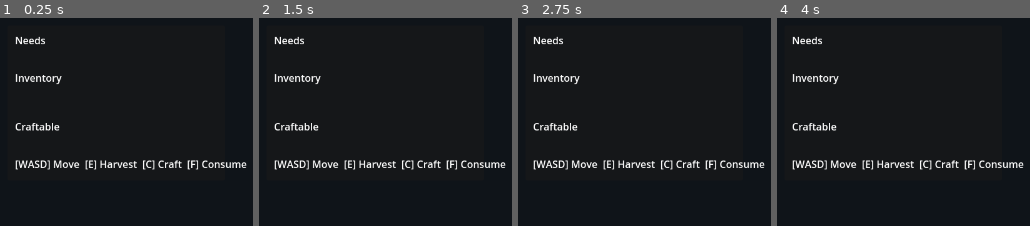
Above: before the commit, frames 1-4 (left to right).
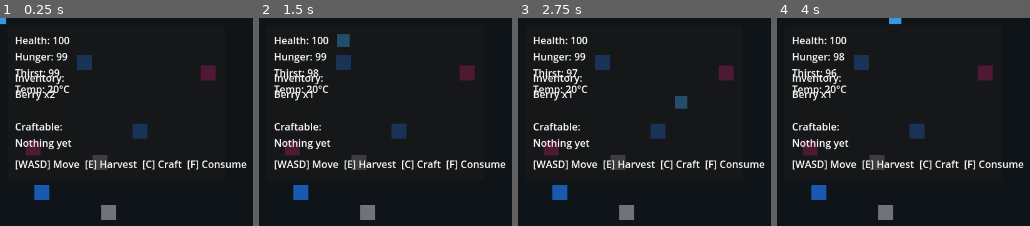
Above: after the commit, the same moments.

Repository: ProgrammingWithYagle/Open_World_Survival_RPG_CODEX
Game: Godot game, scene res://scenes/Main.tscn
The game is run twice, just before and just after one commit, with the same random seed, the same clock (stepped at 60 frames per second) and the same inputs.
Inputs:
- Up to frame 1 (0.25 s): no input
- Up to frame 2 (1.5 s): tap Enter at 0.5 s; hold D (move_right) 0.53-1.28 s; tap C (craft) at 0.6 s; hold S (move_down) from 1.28 s (still down); tap F (consume) at 1.35 s
- Up to frame 3 (2.75 s): tap C (craft) at 1.55, 2.1 s; tap Space at 2 s; release S (move_down) at 2.03 s; hold D (move_right) from 2.03 s (still down)
- Up to frame 4 (4 s): tap Enter at 2.75 s; release D (move_right) at 2.78 s; hold W (move_up) 2.78-3.53 s; tap E (interact) at 2.85 s; tap C (craft) at 3.05, 3.6 s; hold A (move_left) from 3.53 s (still down)

The runs differ from the first frame. In frame 1, 5.4% of the frame differs, in the area x 0-86%, y 0-98%; in frame 2, 5.6%, in the area x 5-86%, y 7-98%; in frame 3, 5.6%; in frame 4, 5.5%.
Error before the commit: Parse Error: Cannot infer the type of "result" variable because the value doesn't have a set type. (res://scripts/player.gd:50)

Commit message:
Fix typed locals in gameplay scripts

Diff:
--- a/godot/scripts/crafting.gd
+++ b/godot/scripts/crafting.gd
@@ -16,16 +16,16 @@
         push_error("Failed to open recipes: %s" % path)
         return {}
     var content := file.get_as_text()
-    var parsed := JSON.parse_string(content)
+    var parsed: Variant = JSON.parse_string(content)
     if typeof(parsed) != TYPE_DICTIONARY:
         push_error("Recipe data is not a dictionary: %s" % path)
         return {}
-    return parsed
+    return parsed as Dictionary
 
 func can_craft(inventory: Inventory, recipe_id: String) -> bool:
     if not recipes.has(recipe_id):
         return false
-    var recipe := recipes[recipe_id]
+    var recipe: Dictionary = recipes[recipe_id]
     for ingredient in recipe.get("ingredients", []):
         if not inventory.has_item(ingredient["id"], ingredient["count"]):
             return false
@@ -34,7 +34,7 @@
 func craft(inventory: Inventory, recipe_id: String) -> bool:
     if not can_craft(inventory, recipe_id):
         return false
-    var recipe := recipes[recipe_id]
+    var recipe: Dictionary = recipes[recipe_id]
     for ingredient in recipe.get("ingredients", []):
         inventory.remove_item(ingredient["id"], ingredient["count"])
     inventory.add_item(recipe["result"]["id"], recipe["result"]["count"])
--- a/godot/scripts/hud.gd
+++ b/godot/scripts/hud.gd
@@ -53,6 +53,7 @@
     else:
         for recipe_id in recipe_ids:
             var recipe := crafting.get_recipe(recipe_id)
-            var result_id := recipe.get("result", {}).get("id", recipe_id)
+            var result: Dictionary = recipe.get("result", {})
+            var result_id: String = result.get("id", recipe_id)
             lines.append(item_db.get_display_name(result_id))
     crafting_label.text = "\n".join(lines)
--- a/godot/scripts/inventory.gd
+++ b/godot/scripts/inventory.gd
@@ -16,10 +16,10 @@
 func remove_item(item_id: String, amount: int) -> bool:
     if amount <= 0:
         return false
-    var current := slots.get(item_id, 0)
+    var current: int = int(slots.get(item_id, 0))
     if current < amount:
         return false
-    var new_amount := current - amount
+    var new_amount: int = current - amount
     if new_amount == 0:
         slots.erase(item_id)
     else:
--- a/godot/scripts/item_db.gd
+++ b/godot/scripts/item_db.gd
@@ -16,11 +16,11 @@
         push_error("Failed to open item data: %s" % path)
         return {}
     var content := file.get_as_text()
-    var parsed := JSON.parse_string(content)
+    var parsed: Variant = JSON.parse_string(content)
     if typeof(parsed) != TYPE_DICTIONARY:
         push_error("Item data is not a dictionary: %s" % path)
         return {}
-    return parsed
+    return parsed as Dictionary
 
 func get_item(item_id: String) -> Dictionary:
     return items.get(item_id, {})
--- a/godot/scripts/player.gd
+++ b/godot/scripts/player.gd
@@ -47,7 +47,7 @@
     if current_target == null:
         return
     if current_target.has_method("harvest"):
-        var result := current_target.harvest()
+        var result: Dictionary = current_target.harvest()
         if result.has("id"):
             var count := int(result["count"])
             if inventory.has_item("stone_knife", 1) and result["id"] in ["wood", "fiber"]:
@@ -61,7 +61,7 @@
     if recipe_ids.is_empty():
         return
     recipe_ids.sort()
-    var recipe_id := recipe_ids[0]
+    var recipe_id: String = String(recipe_ids[0])
     if crafting.craft(inventory, recipe_id):
         _apply_recipe_effects(recipe_id)
 
